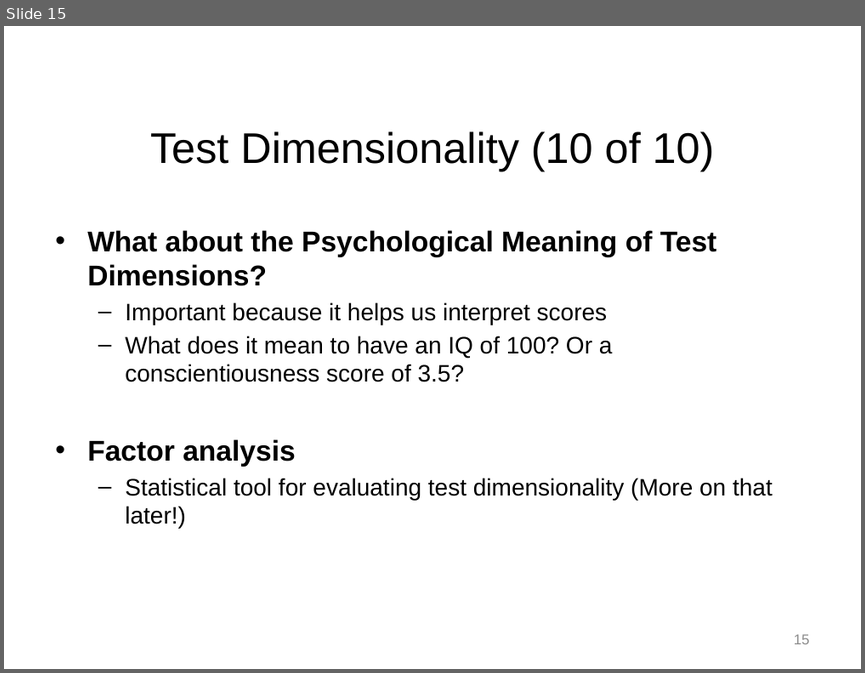
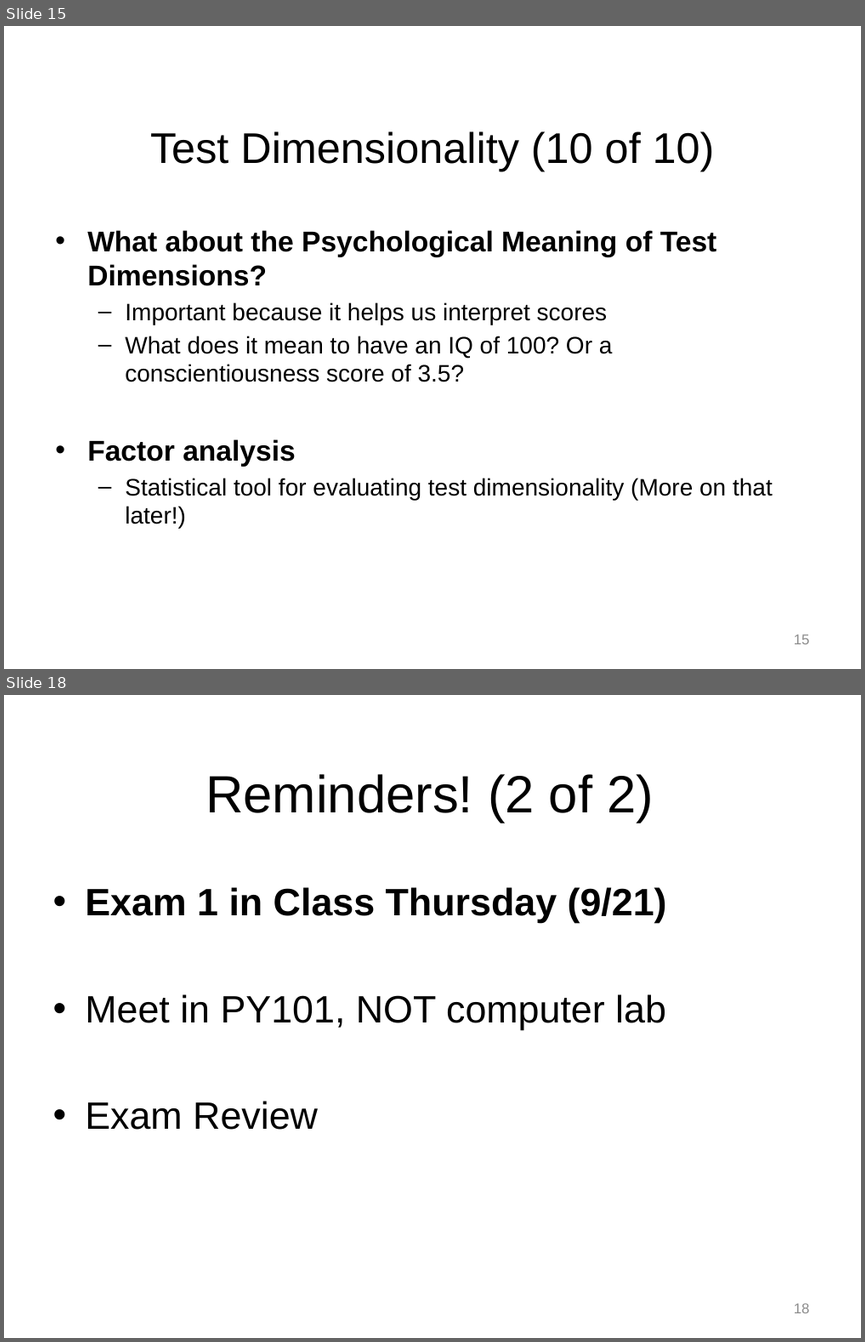
Before and after one commit to npm27/Teaching-Materials, a slide deck: Tests and Eval/Slides/4 Chapter 4 Part 1.pptx. Shown one above the other, each under a label of ours: slide 15 before the commit, slides 15 and 18 after it; the slides between them are not shown. The pictures are 865x673 and 865x1342 pixels, drawn with LibreOffice and Linux fonts; fonts in the diff are those of the drawing. Boxes give left, top, right and bottom in pixels: in the first picture for what was removed or moved away, otherwise in the second. Text is boxed around its words. In the diff, an @@ line names an element or a change of style, - is before the commit and + after.

```diff
--- a/Tests and Eval/Slides/4 Chapter 4 Part 1.pptx
+++ b/Tests and Eval/Slides/4 Chapter 4 Part 1.pptx
@@ slide 18 added at (4,695,861,1338), background #FFFFFF @@
@@ title added at (205,774,653,822), 44 pt, text #000000 @@
+Reminders! (2 of 2)
@@ text added at (85,887,667,1129), 32 pt, text #000000 @@
+• Exam 1 in Class Thursday (9/21)
+• Meet in PY101, NOT computer lab
+• Exam Review
@@ page number added at (794,1303,810,1313), 12 pt, text #8C8C8C @@
+18
```
Also in this commit, not shown: 3 slides changed, 2 other slides added, 1 other file.
